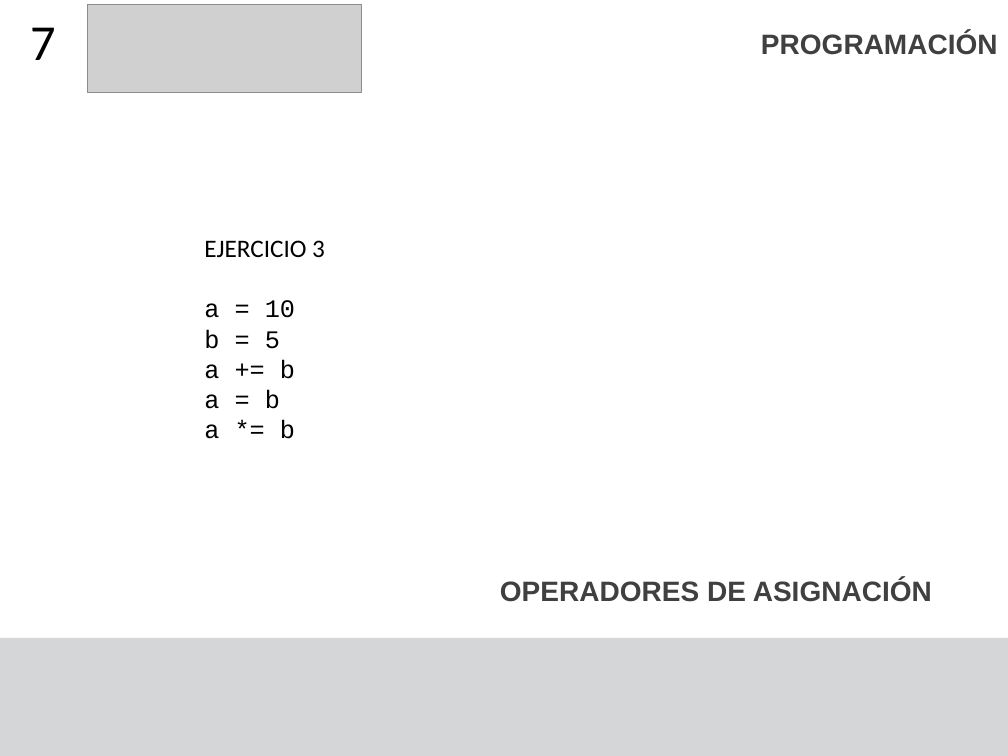
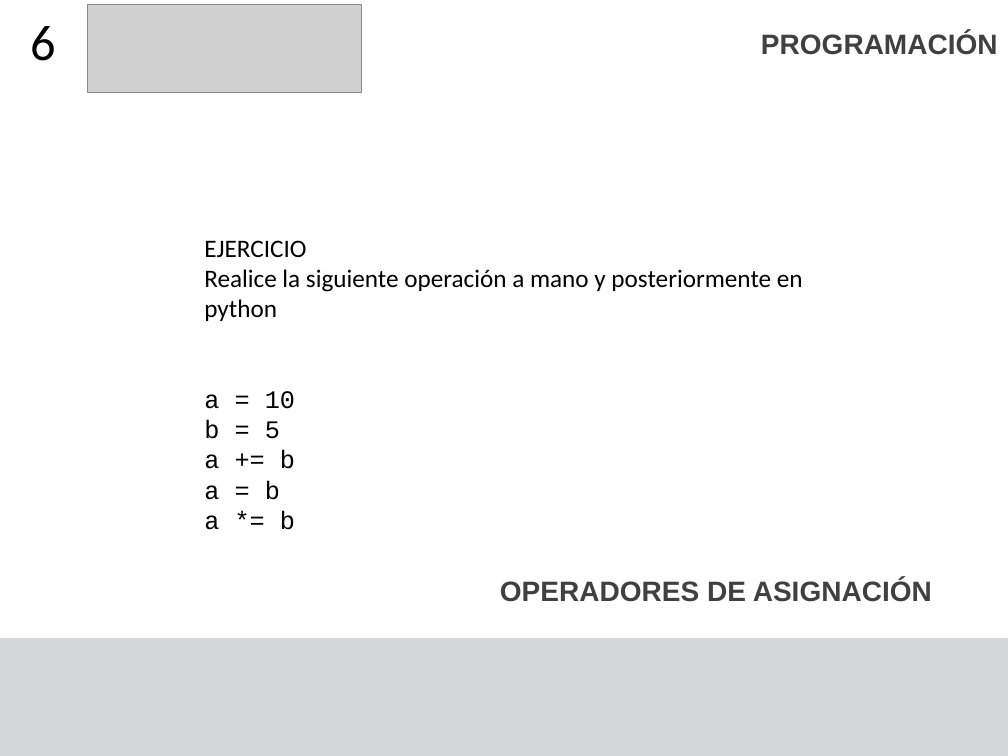
Before and after one commit to F4bian1012/Intro_Programacion, a slide deck: slide 6 of Sesion_2/Tipos de datos.pptx (slide 9 before the commit). Drawn at 1008x756 pixels with LibreOffice and Linux fonts; fonts in the diff are those of the drawing; grey boxes stand for pictures. Boxes give left, top, right and bottom in pixels: in the first picture for what was removed or moved away, otherwise in the second. Text is boxed around its words. In the diff, an @@ line names an element or a change of style, - is before the commit and + after.

```diff
--- a/Sesion_2/Tipos de datos.pptx
+++ b/Sesion_2/Tipos de datos.pptx
@@ title at <box>30,26,56,61</box>: text changed @@
-7
+6
@@ text at <box>204,240,803,321</box>: text changed @@
-EJERCICIO 3
+EJERCICIO
+Realice la siguiente operación a mano y posteriormente en python
```
Also in this commit, not shown: 7 other slides changed, 3 slides removed, 1 other file.
